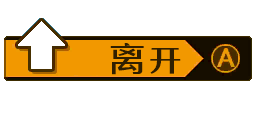
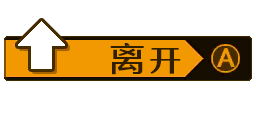
Layers edited between the first and the second 256×128 image:
pixels changed over [3, 17, 253, 82] (layer not identified)
